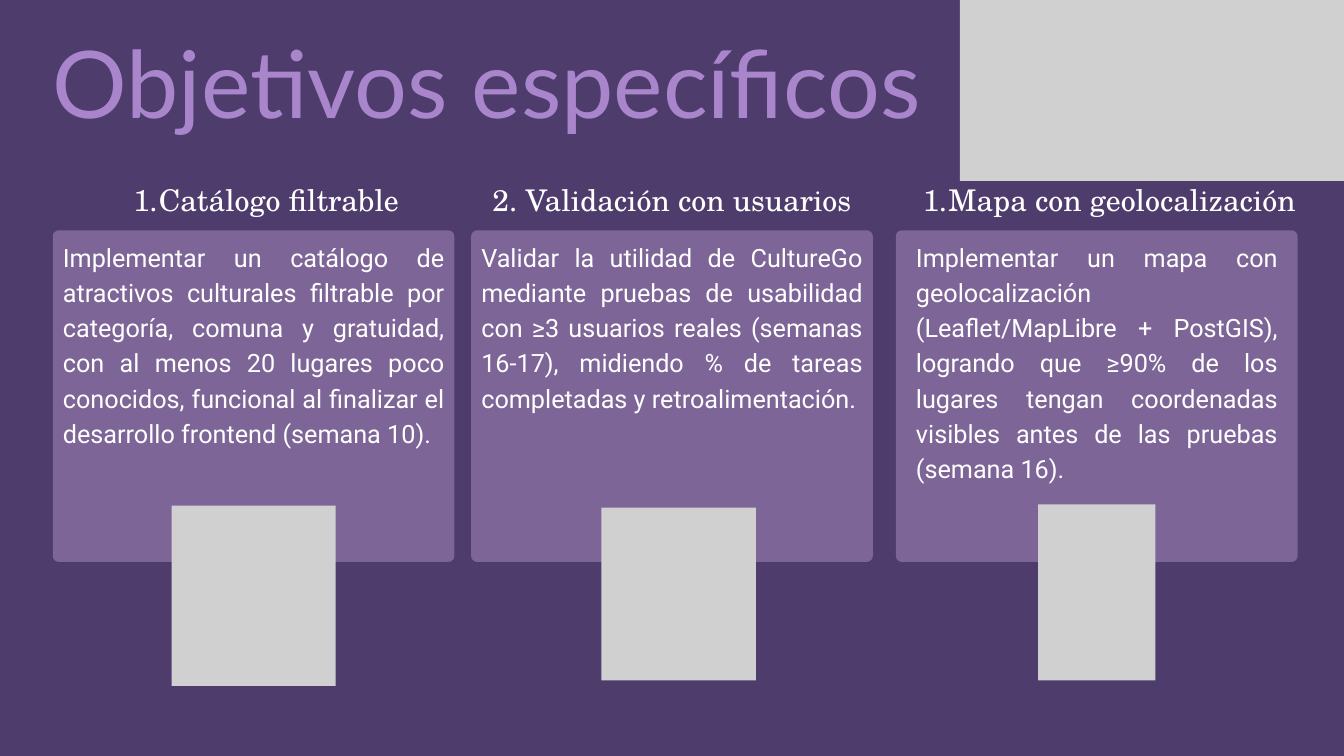
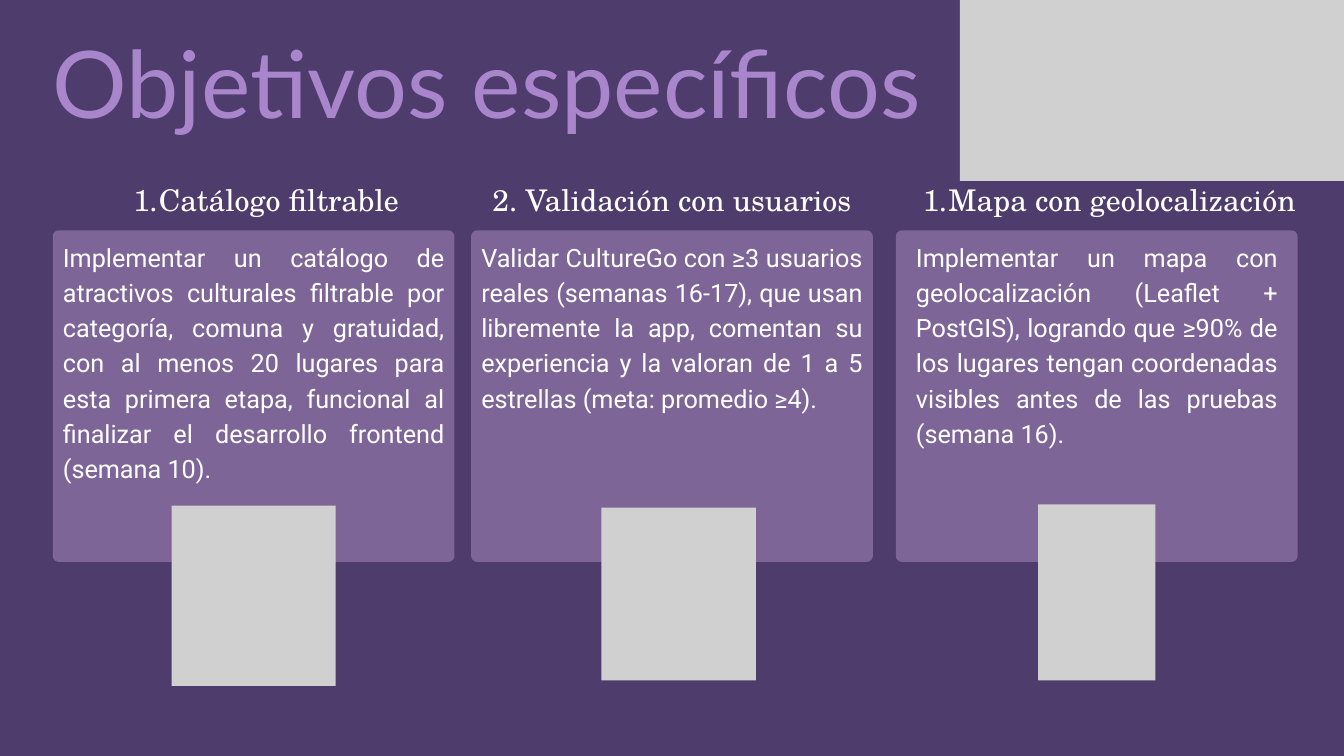
Before and after one commit to nicolenavarrorojas/CultureGo, a slide deck: slide 7 of FASE 2/EVIDENCIAS PROYECTO/Presentación Proyecto.pptx. Drawn at 1344x756 pixels with LibreOffice and Linux fonts; fonts in the diff are those of the drawing; grey boxes stand for pictures. Boxes give left, top, right and bottom in pixels: in the first picture for what was removed or moved away, otherwise in the second. Text is boxed around its words. In the diff, an @@ line names an element or a change of style, - is before the commit and + after.

```diff
--- a/FASE 2/EVIDENCIAS PROYECTO/Presentación Proyecto.pptx
+++ b/FASE 2/EVIDENCIAS PROYECTO/Presentación Proyecto.pptx
@@ text at box(63, 248, 445, 484): text changed @@
-Implementar un catálogo de atractivos culturales filtrable por categoría, comuna y gratuidad, con al menos 20 lugares poco conocidos, funcional al finalizar el desarrollo frontend (semana 10).
+Implementar un catálogo de atractivos culturales filtrable por categoría, comuna y gratuidad, con al menos 20 lugares para esta primera etapa, funcional al finalizar el desarrollo frontend (semana 10).
@@ text at box(481, 248, 863, 414): text changed @@
-Validar la utilidad de CultureGo mediante pruebas de usabilidad con ≥3 usuarios reales (semanas 16-17), midiendo % de tareas completadas y retroalimentación.
+Validar CultureGo con ≥3 usuarios reales (semanas 16-17), que usan libremente la app, comentan su experiencia y la valoran de 1 a 5 estrellas (meta: promedio ≥4).
@@ text at box(916, 248, 1278, 449): text changed @@
-Implementar un mapa con geolocalización (Leaflet/MapLibre + PostGIS), logrando que ≥90% de los lugares tengan coordenadas visibles antes de las pruebas (semana 16).
+Implementar un mapa con geolocalización (Leaflet + PostGIS), logrando que ≥90% de los lugares tengan coordenadas visibles antes de las pruebas (semana 16).
```
Also in this commit, not shown: 3 other slides changed, 18 other files.
